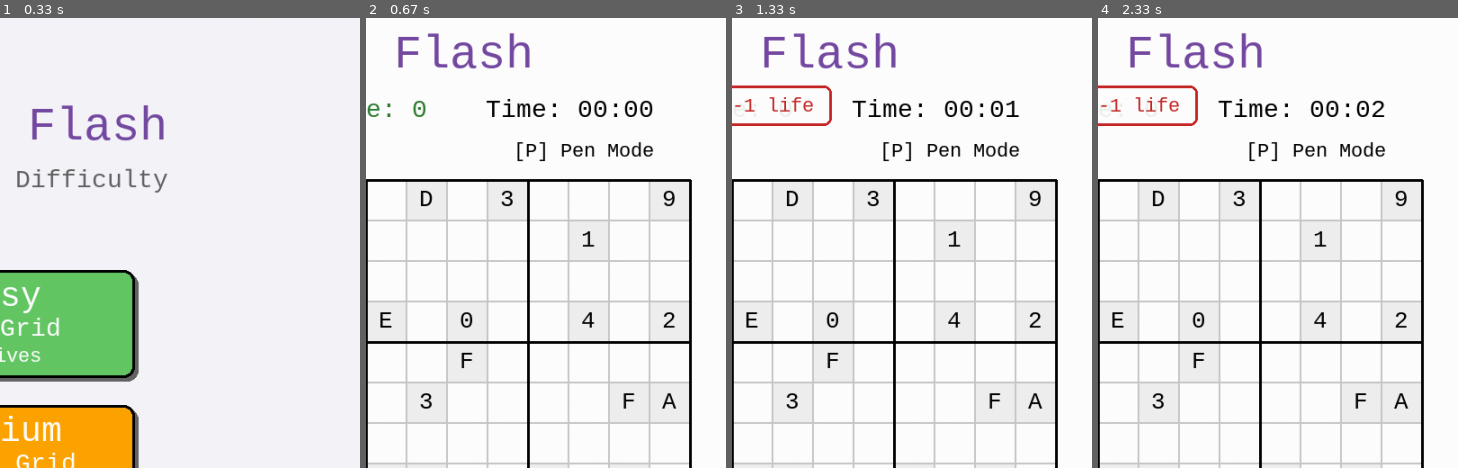
Above: before the commit, frames 1-4 (left to right).
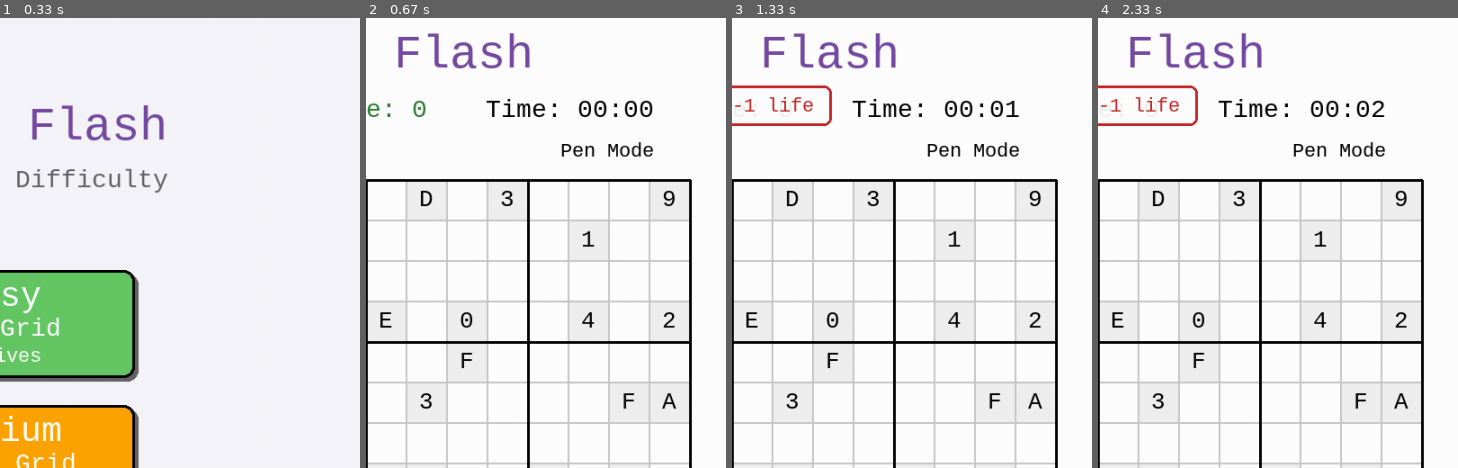
Above: after the commit, the same moments.

Repository: dbdonaldson50/PyGame-Sudoku-Flood
Game: pygame game, started from sudoku_flash.py
The game is run twice, just before and just after one commit, with the same random seed, the same clock (stepped at 60 frames per second) and the same inputs.
Inputs (mouse positions are % of the whole screen's width and height, from its top left):
- Up to frame 1 (0.33 s): no input
- Up to frame 2 (0.67 s): click (50, 50) at 0.38 s
- Up to frame 3 (1.33 s): hold Right 0.67-1.13 s; tap 0 at 1.17 s
- Up to frame 4 (2.33 s): hold Up 1.5-1.8 s; tap 0 at 1.65 s; hold Right 1.83-2.3 s
The pictures show only the part of the screen within x 50-100%, y 0-50%; the shares and areas given below are measured in that part.

Frame 1 is identical in both runs. In frame 2, 0.1% of the frame differs, in the area x 41-50%, y 27-32%; in frame 3, 0.1%; in frame 4, 0.1%.

Commit message:
Fix: Show main diagonal and blue squares during generation
Issues Fixed:
1. Board display during generation was empty initially
   - Problem: Deepcopy only every 5th render, so first 4 renders showed nothing
   - Solution: Copy every render during first 35% (diagonal filling phase)
   - After 35%: Copy every 5th render to maintain memory optimization
   - Result: Main diagonal blue squares now visible from start

2. [P] prefix was confusing on mode indicator
   - Problem: '[P] Pen Mode' / '[P] Pencil Mode' suggested P toggles mode
   - Solution: Changed to 'Pen Mode' / 'Pencil Mode' (no [P] prefix)
   - Note: Pencil button already exists, so [P] was redundant
   - Help screen still shows P key shortcut

Changes:
- src/sudoku_game.py: Copy board frequently during early phase (progress < 0.35)
- src/ui_renderer.py: Removed [P] prefix from mode indicator text

Impact:
- Users can now see the main diagonal pattern filling at game start
- Blue squares appear immediately when generation begins
- Mode indicator less confusing without suggesting P key

Diff:
--- a/src/sudoku_game.py
+++ b/src/sudoku_game.py
@@ -435,9 +435,10 @@
             last_render_time[0] = current_time
             render_count[0] += 1
 
-            # CRITICAL: Only copy board every 5th render to save memory
-            # This reduces deepcopy calls from ~100 to ~20 for 25x25 generation
-            if render_count[0] % 5 == 0 or progress >= 0.99:
+            # CRITICAL: Copy board frequently during early phase (diagonal filling),
+            # then reduce to every 5th render to save memory
+            # This shows the main diagonal pattern while still preventing crashes
+            if progress < 0.35 or render_count[0] % 5 == 0 or progress >= 0.99:
                 self.generation_board = copy.deepcopy(board)
 
             self.generation_progress = progress
--- a/src/ui_renderer.py
+++ b/src/ui_renderer.py
@@ -612,7 +612,7 @@
 
 def draw_pencil_mode_indicator(game):
     """Draw pencil mode indicator"""
-    mode_text = "[P] Pencil Mode" if game.pencil_mode else "[P] Pen Mode"
+    mode_text = "Pencil Mode" if game.pencil_mode else "Pen Mode"
     mode_color = PURPLE if game.pencil_mode else BLACK
     text = game.small_font.render(mode_text, True, mode_color)
     text_rect = text.get_rect(right=WINDOW_WIDTH - 80, top=135)
